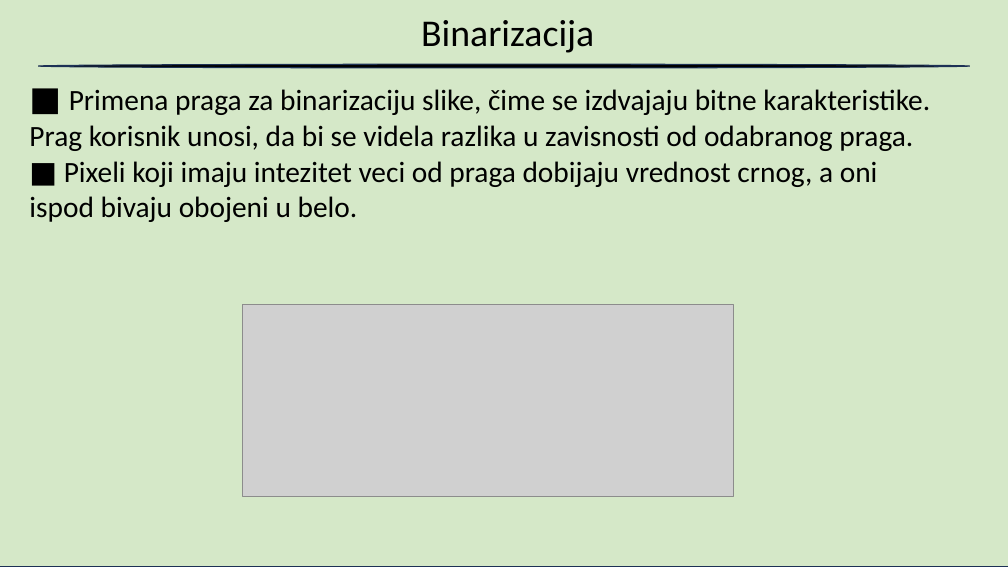
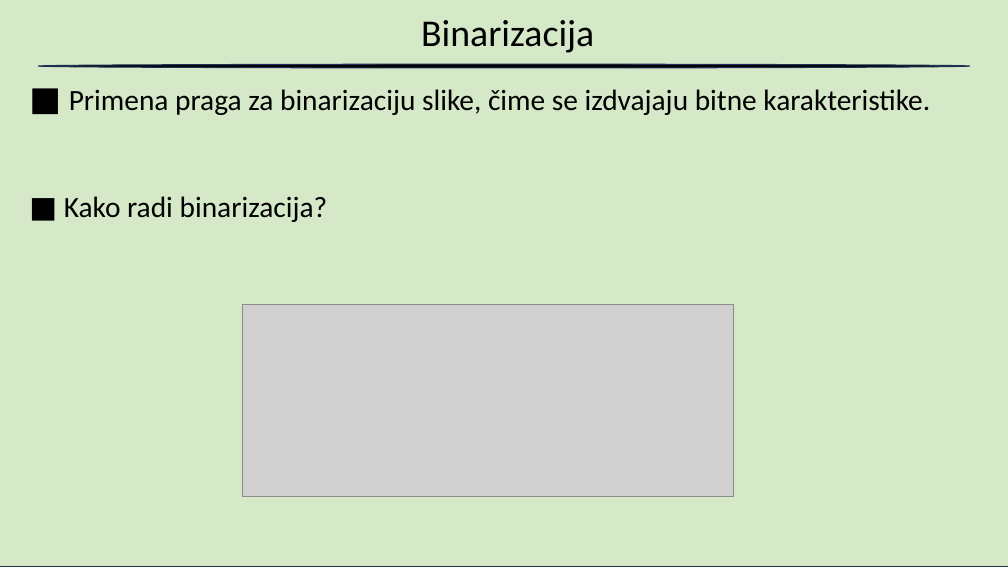
Before and after one commit to blizanac76/RegistrationNumberRecognition, a slide deck: slide 7 of Prepoznavanje.pptx. Drawn at 1008x567 pixels with LibreOffice and Linux fonts; fonts in the diff are those of the drawing; grey boxes stand for pictures; background and template pictures are left out. Boxes give left, top, right and bottom in pixels: in the first picture for what was removed or moved away, otherwise in the second. Text is boxed around its words. In the diff, an @@ line names an element or a change of style, - is before the commit and + after.

```diff
--- a/Prepoznavanje.pptx
+++ b/Prepoznavanje.pptx
@@ text at box(64, 89, 930, 222): text changed @@
-■ Primena praga za binarizaciju slike, čime se izdvajaju bitne karakteristike. Prag korisnik unosi, da bi se videla razlika u zavisnosti od odabranog praga.
-■ Pixeli koji imaju intezitet veci od praga dobijaju vrednost crnog, a oni ispod bivaju obojeni u belo.
+■ Primena praga za binarizaciju slike, čime se izdvajaju bitne karakteristike.
+■ Kako radi binarizacija?
```
Also in this commit, not shown: 11 other slides changed, 1 slide removed.
